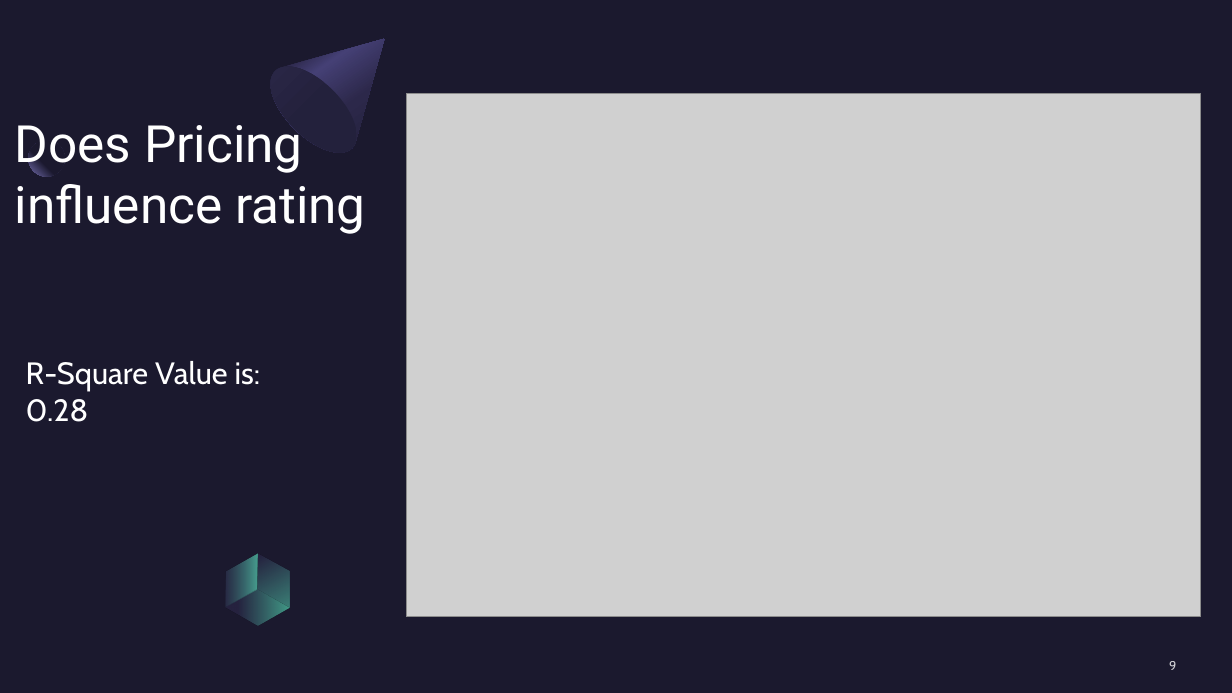
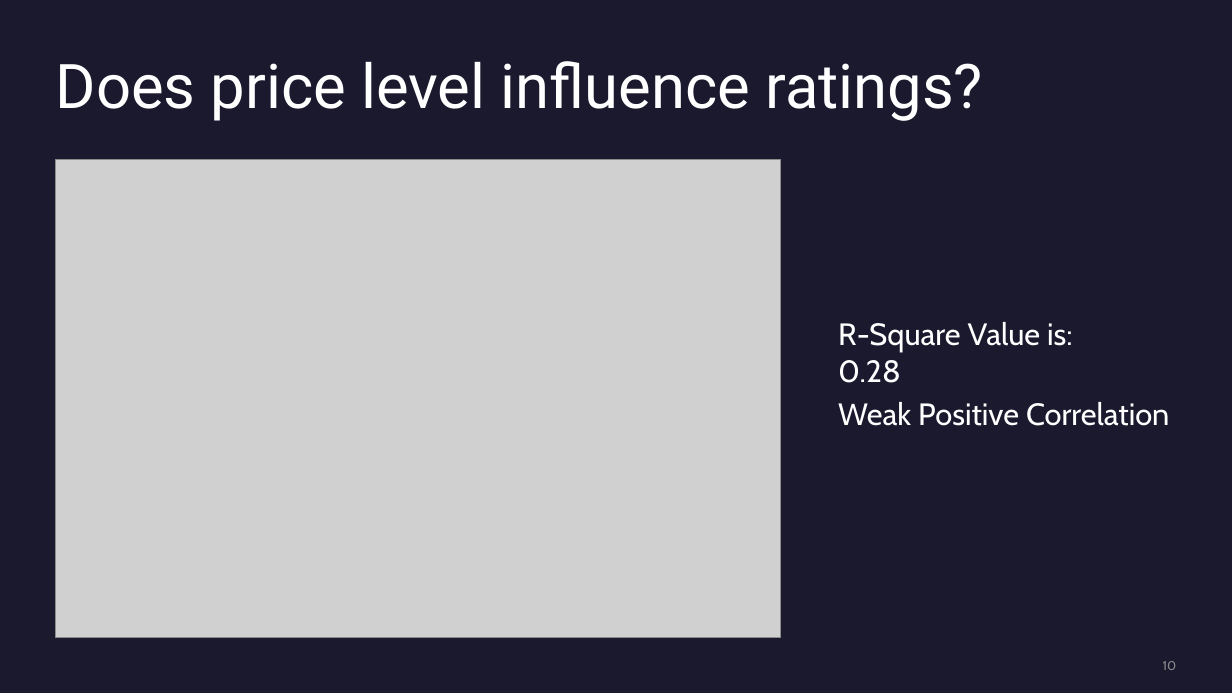
Before and after one commit to mward95/Restaurant_API, a slide deck: slide 10 of Sanjay Dabra/Presentation1.pptx (slide 9 before the commit). Drawn at 1232x693 pixels with LibreOffice and Linux fonts; fonts in the diff are those of the drawing; grey boxes stand for pictures. Boxes give left, top, right and bottom in pixels: in the first picture for what was removed or moved away, otherwise in the second. Text is boxed around its words. In the diff, an @@ line names an element or a change of style, - is before the commit and + after.

```diff
--- a/Sanjay Dabra/Presentation1.pptx
+++ b/Sanjay Dabra/Presentation1.pptx
@@ rectangle removed at (0, 0, 1232, 693) @@
@@ freeform shape removed at (256, 0, 423, 168) @@
@@ ellipse removed at (256, 52, 372, 168) @@
@@ title added at (56, 61, 983, 121), 48 pt, text #FFFFFF @@
+Does price level influence ratings?
@@ title removed at (15, 119, 366, 234) @@
-Does Pricing influence rating
@@ ellipse removed at (29, 140, 65, 177) @@
@@ picture: place and size @@
-picture at (407, 93, 1201, 617)
+picture at (55, 159, 781, 638)
@@ text "R-Square Value is: 0.28": place and size @@
-text "R-Square Value is: 0.28" at (26, 361, 261, 422)
+text "R-Square Value is: 0.28" at (838, 322, 1073, 383)
@@ text added at (838, 402, 1169, 426), 24 pt, text #FFFFFF @@
+Weak Positive Correlation
@@ freeform shape added at (36, 538, 140, 642), fill #7771B2 at 20% opacity @@
@@ freeform shape removed at (210, 554, 273, 608) @@
@@ freeform shape removed at (242, 544, 305, 617) @@
@@ freeform shape removed at (226, 580, 289, 635) @@
@@ page number at (1163, 661, 1177, 670): text changed; text colour #FFFFFF at 80% opacity to #A6A6A6 at 80% opacity @@
-9
+10
```
Also in this commit, not shown: 6 other slides changed, 4 slides added, 3 slides removed.
